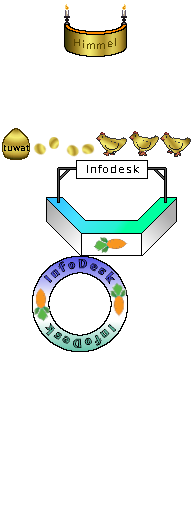
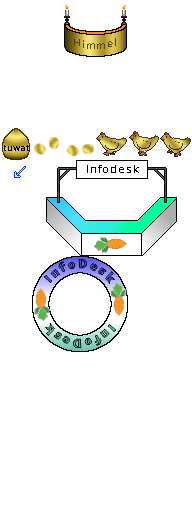
Revision of a layered w=192, h=507 image; what changed, layer by layer:
added layer "arrows" above "text infodesk" over [14, 166, 26, 178]
